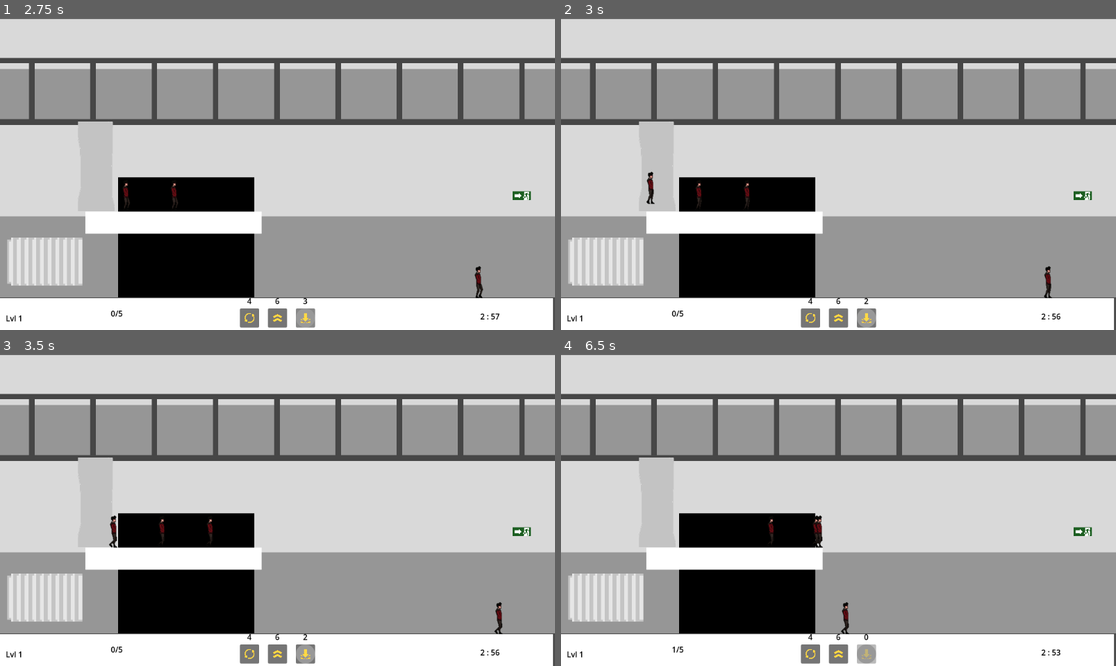
Above: before the commit, frames 1-4 (two rows, left to right).
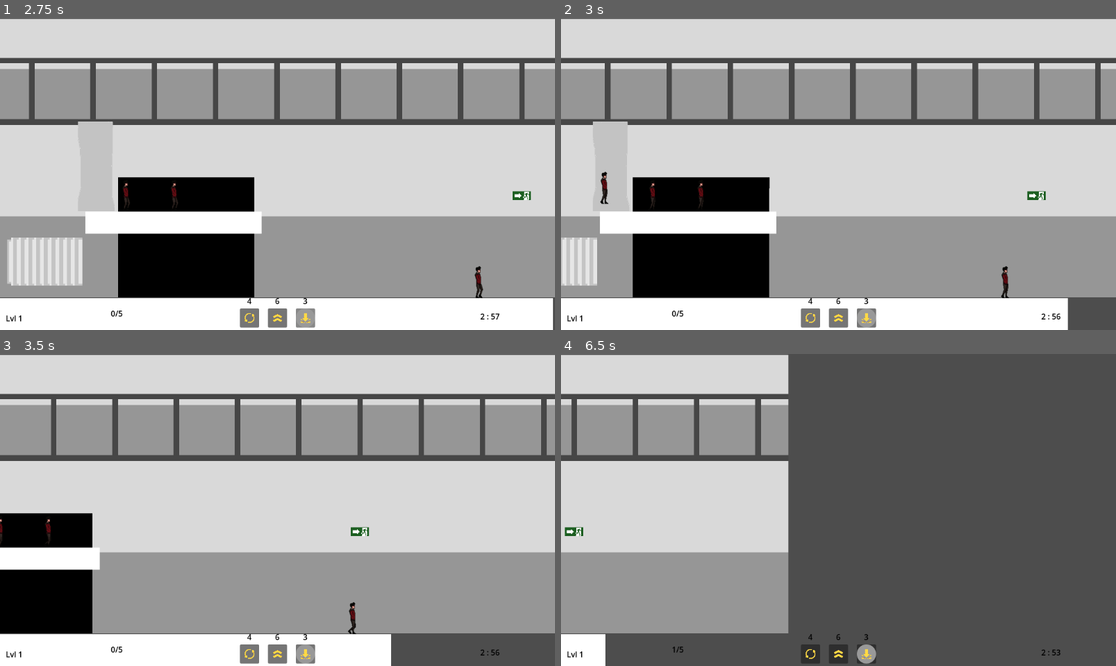
Above: after the commit, the same moments.

Repository: lougon02/EscapeFromHallwayB
Game: Godot game, scene res://scenes/levels/level.tscn
The game is run twice, just before and just after one commit, with the same random seed, the same clock (stepped at 60 frames per second) and the same inputs.
Inputs (mouse positions are in pixels of both pictures, inside the frame that each line leads up to):
- Up to frame 1 (2.75 s): click (277, 317) at 0.5 s; click (249, 317) at 1.25 s; click (305, 317) at 2 s
- Up to frame 2 (3 s): move the mouse to (1038, 283) at 2.77 s; hold D (Right, bound only after the commit) from 2.78 s (still down); click (1038, 283) at 2.85 s
- Up to frame 3 (3.5 s): keep holding D (Right, bound only after the commit)
- Up to frame 4 (6.5 s): move the mouse to (771, 531) at 3.52 s; click (771, 531) at 3.6 s; move the mouse to (760, 531) at 4.27 s; release D (Right, bound only after the commit) at 4.28 s; hold A (Left, bound only after the commit) 4.28-5.03 s; click (760, 531) at 4.35 s; move the mouse to (749, 531) at 5.02 s; hold D (Right, bound only after the commit) from 5.03 s (still down); click (749, 531) at 5.1 s; move the mouse to (733, 531) at 5.77 s; click (733, 531) at 5.85 s

Frame 1 is identical in both runs. In frame 2, 13% of the frame differs, in the area x 0-100%, y 14-100%; in frame 3, 23%; in frame 4, 71%, in the area x 0-100%, y 0-100%.

Commit message:
Added movable camera

Diff:
--- a/project.godot
+++ b/project.godot
@@ -26,6 +26,18 @@
 "events": [Object(InputEventMouseButton,"resource_local_to_scene":false,"resource_name":"","device":-1,"window_id":0,"a …(253 unchanged characters)…
 ]
 }
+Left={
+"deadzone": 0.5,
+"events": [Object(InputEventKey,"resource_local_to_scene":false,"resource_name":"","device":-1,"window_id":0,"alt_pressed":false,"shift_pressed":false,"ctrl_pressed":false,"meta_pressed":false,"pressed":false,"keycode":0,"physical_keycode":65,"key_label":0,"unicode":97,"echo":false,"script":null)
+, Object(InputEventKey,"resource_local_to_scene":false,"resource_name":"","device":-1,"window_id":0,"alt_pressed":false,"shift_pressed":false,"ctrl_pressed":false,"meta_pressed":false,"pressed":false,"keycode":0,"physical_keycode":4194319,"key_label":0,"unicode":0,"echo":false,"script":null)
+]
+}
+Right={
+"deadzone": 0.5,
+"events": [Object(InputEventKey,"resource_local_to_scene":false,"resource_name":"","device":-1,"window_id":0,"alt_pressed":false,"shift_pressed":false,"ctrl_pressed":false,"meta_pressed":false,"pressed":false,"keycode":0,"physical_keycode":68,"key_label":0,"unicode":100,"echo":false,"script":null)
+, Object(InputEventKey,"resource_local_to_scene":false,"resource_name":"","device":-1,"window_id":0,"alt_pressed":false,"shift_pressed":false,"ctrl_pressed":false,"meta_pressed":false,"pressed":false,"keycode":0,"physical_keycode":4194321,"key_label":0,"unicode":0,"echo":false,"script":null)
+]
+}
 
 [layer_names]
 
--- a/scenes/levels/level.gd
+++ b/scenes/levels/level.gd
@@ -5,13 +5,19 @@
 var spawn_count = 4  # Number of instances to spawn
 var spawned_count = 0  # Tracks spawned instances
 
+func _process(_delta):
+	if Input.is_action_pressed("Left"):
+		$Camera2D.position.x -= 8
+	if Input.is_action_pressed("Right"):
+		$Camera2D.position.x += 8
+
 # Spawn of freshmen
 func _on_spawn_timer_timeout():
 
 	if spawned_count < spawn_count:
 		var freshman_instance = freshman.instantiate()
 		add_child(freshman_instance)
-		freshman_instance.position = $SpawnMarker.position
+		freshman_instance.position = $Spawner/SpawnMarker.position
 		spawned_count += 1
 		# Create the signals connection
 		freshman_instance.connect("has_jumped", _on_player_has_jumped)
--- a/scenes/levels/level.tscn
+++ b/scenes/levels/level.tscn
@@ -69,13 +69,15 @@
 [node name="Heater" parent="." instance=ExtResource("5_s0mmm")]
 position = Vector2(93, 506)
 
-[node name="SpawnTimer" type="Timer" parent="."]
+[node name="Spawner" type="Node2D" parent="."]
+
+[node name="SpawnTimer" type="Timer" parent="Spawner"]
 autostart = true
 
-[node name="SpawnMarker" type="Marker2D" parent="."]
+[node name="SpawnMarker" type="Marker2D" parent="Spawner"]
 position = Vector2(187.04, 352)
 
-[node name="SpawnLocation" parent="." instance=ExtResource("4_k65vc")]
+[node name="SpawnLocation" parent="Spawner" instance=ExtResource("4_k65vc")]
 position = Vector2(198.04, 308)
 
 [node name="UI" parent="." instance=ExtResource("5_e8kyw")]
@@ -91,8 +93,11 @@
 scale = Vector2(0.049375, 0.049375)
 texture = ExtResource("8_jrdrg")
 
+[node name="Camera2D" type="Camera2D" parent="."]
+position = Vector2(576, 324)
+
 [connection signal="has_flip" from="Player" to="." method="_on_player_has_flip"]
 [connection signal="has_jumped" from="Player" to="." method="_on_player_has_jumped"]
 [connection signal="has_weight" from="Player" to="." method="_on_player_has_weight"]
-[connection signal="timeout" from="SpawnTimer" to="." method="_on_spawn_timer_timeout"]
+[connection signal="timeout" from="Spawner/SpawnTimer" to="." method="_on_spawn_timer_timeout"]
 [connection signal="body_exited" from="ExitGate" to="." method="_on_exit_gate_body_exited"]
